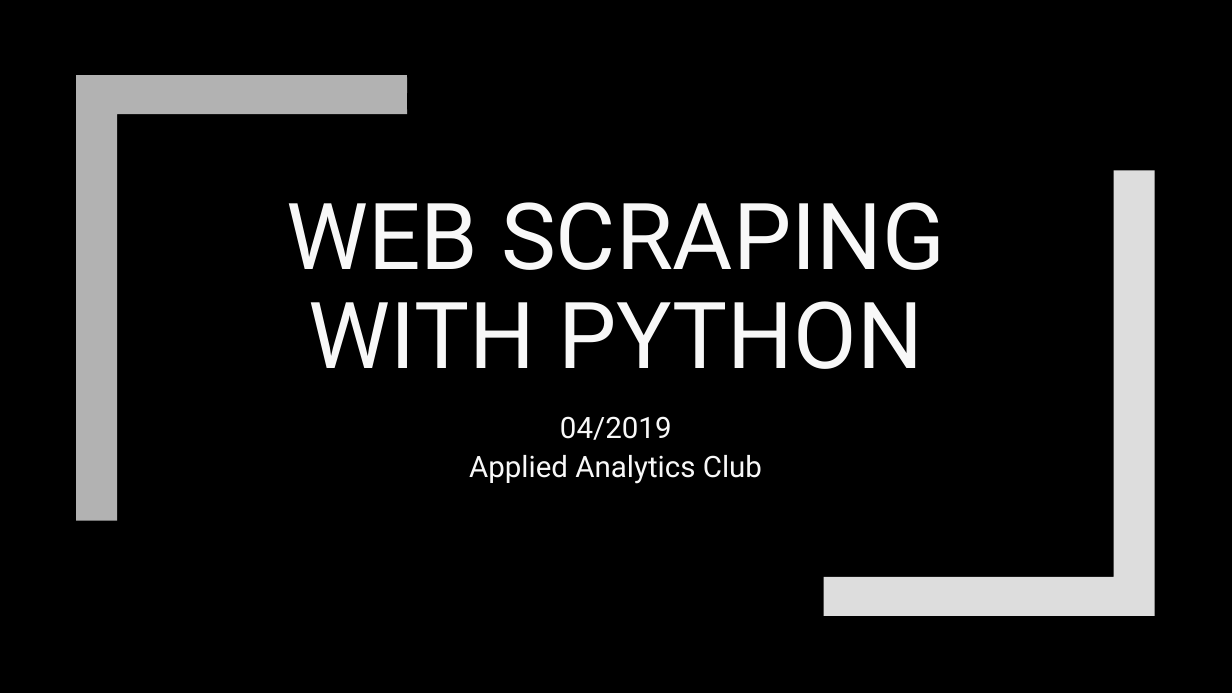
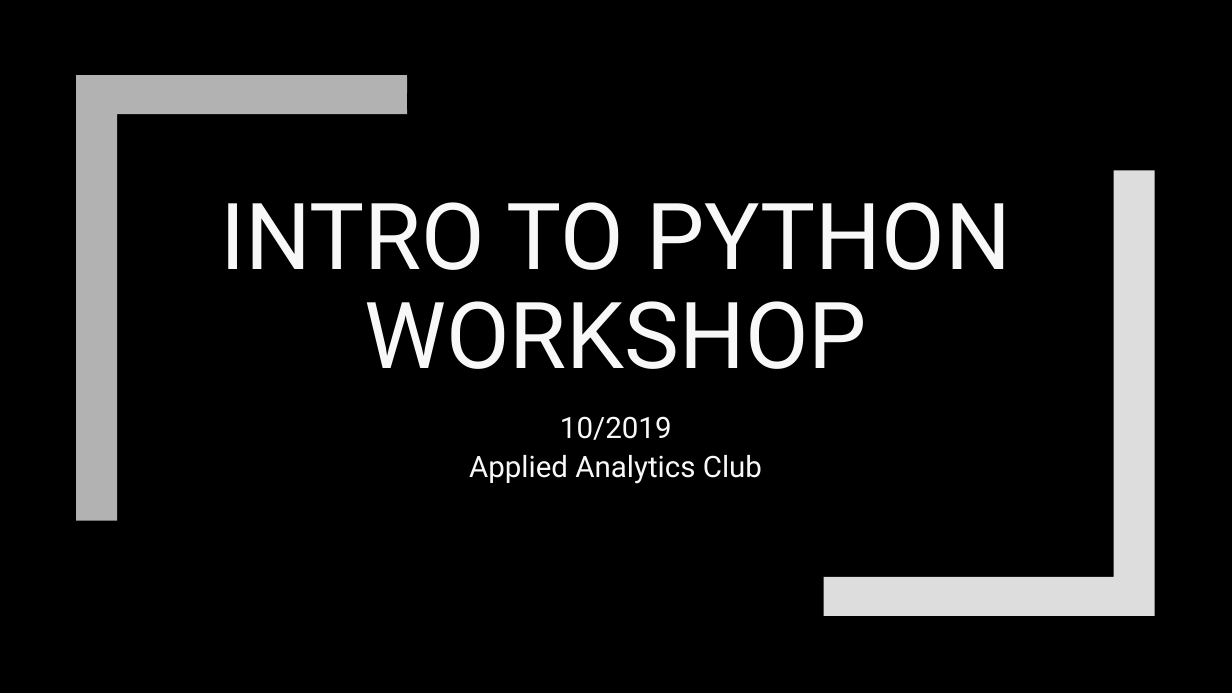
Before and after one commit to devkosal/python_intro_workshop, a slide deck: slide 1 of Intro to Python.pptx. Drawn at 1232x693 pixels with LibreOffice and Linux fonts; fonts in the diff are those of the drawing. Boxes give left, top, right and bottom in pixels: in the first picture for what was removed or moved away, otherwise in the second. Text is boxed around its words. In the diff, an @@ line names an element or a change of style, - is before the commit and + after.

```diff
--- a/Intro to Python.pptx
+++ b/Intro to Python.pptx
@@ title at (220, 202, 1011, 369): text changed @@
-WEB SCRAPING WITH PYTHON
+INTRO TO PYTHON WORKSHOP
@@ subtitle at (560, 416, 672, 440): text changed @@
-04/2019
+10/2019
```
Also in this commit, not shown: 3 other slides changed, 1 slide added, 3 other files.
